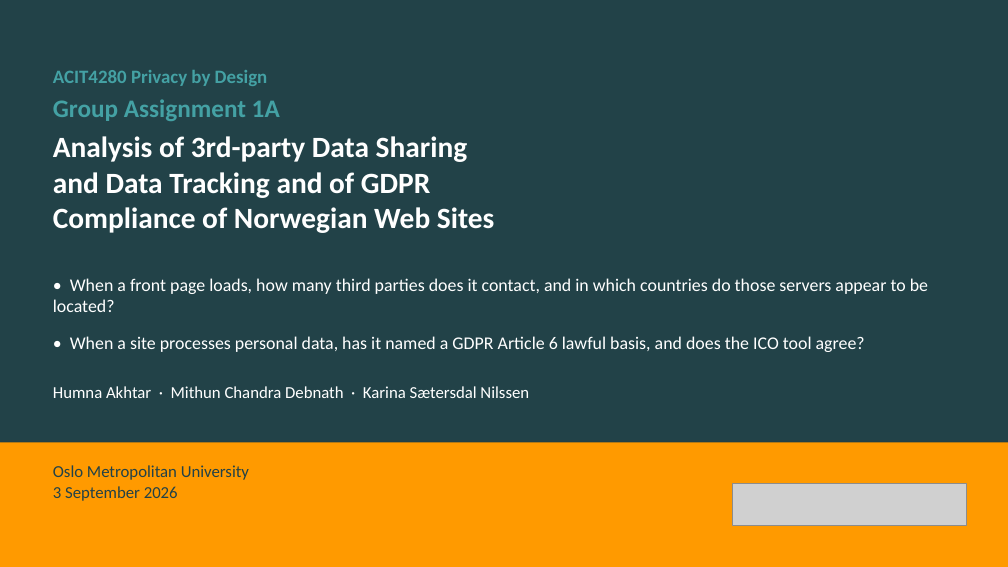
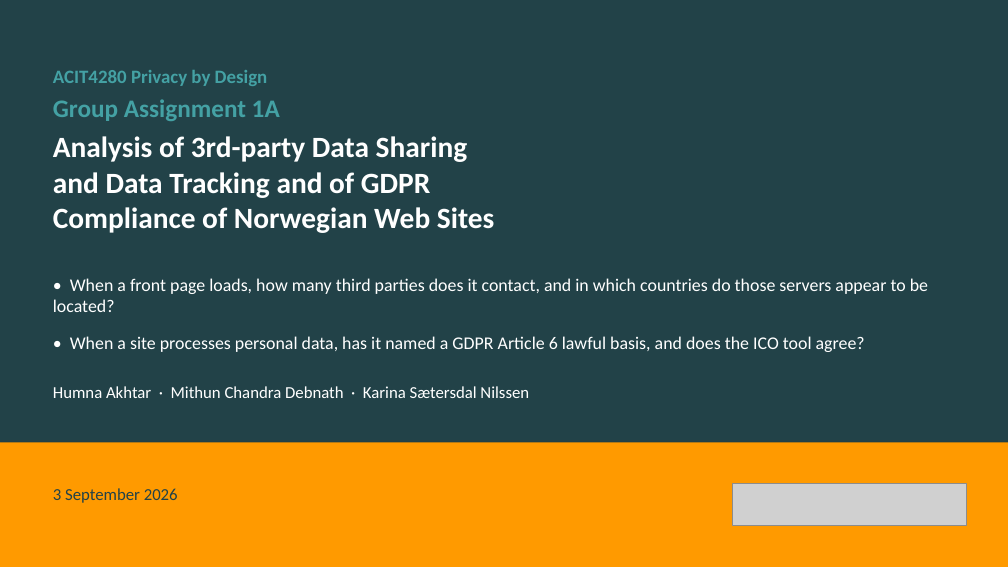
Before and after one commit to kasa031/Bacheloroppgave, a slide deck: slide 1 of ACIT4280_1A_presentation.pptx. Drawn at 1008x567 pixels with LibreOffice and Linux fonts; fonts in the diff are those of the drawing; grey boxes stand for pictures. Boxes give left, top, right and bottom in pixels: in the first picture for what was removed or moved away, otherwise in the second. Text is boxed around its words. In the diff, an @@ line names an element or a change of style, - is before the commit and + after.

```diff
--- a/ACIT4280_1A_presentation.pptx
+++ b/ACIT4280_1A_presentation.pptx
@@ text at <box>53,488,178,503</box>: text changed @@
-Oslo Metropolitan University
-3 September 2026
+3 September 2026
```
Also in this commit, not shown: 4 other files.
